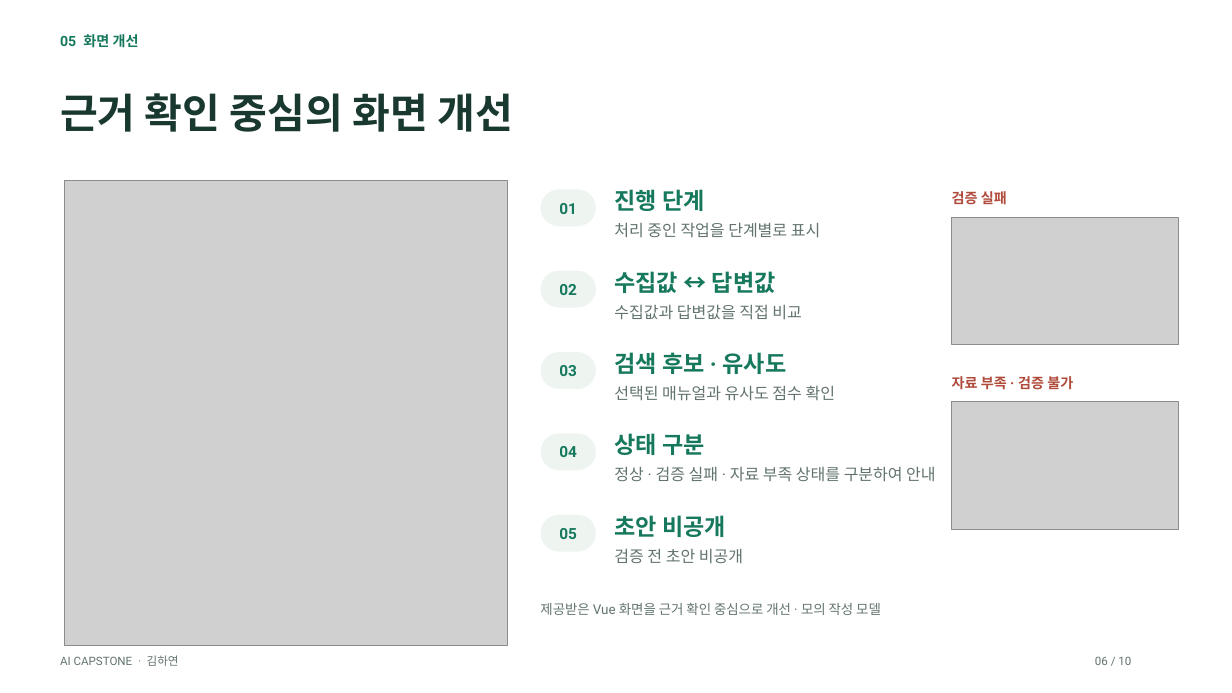
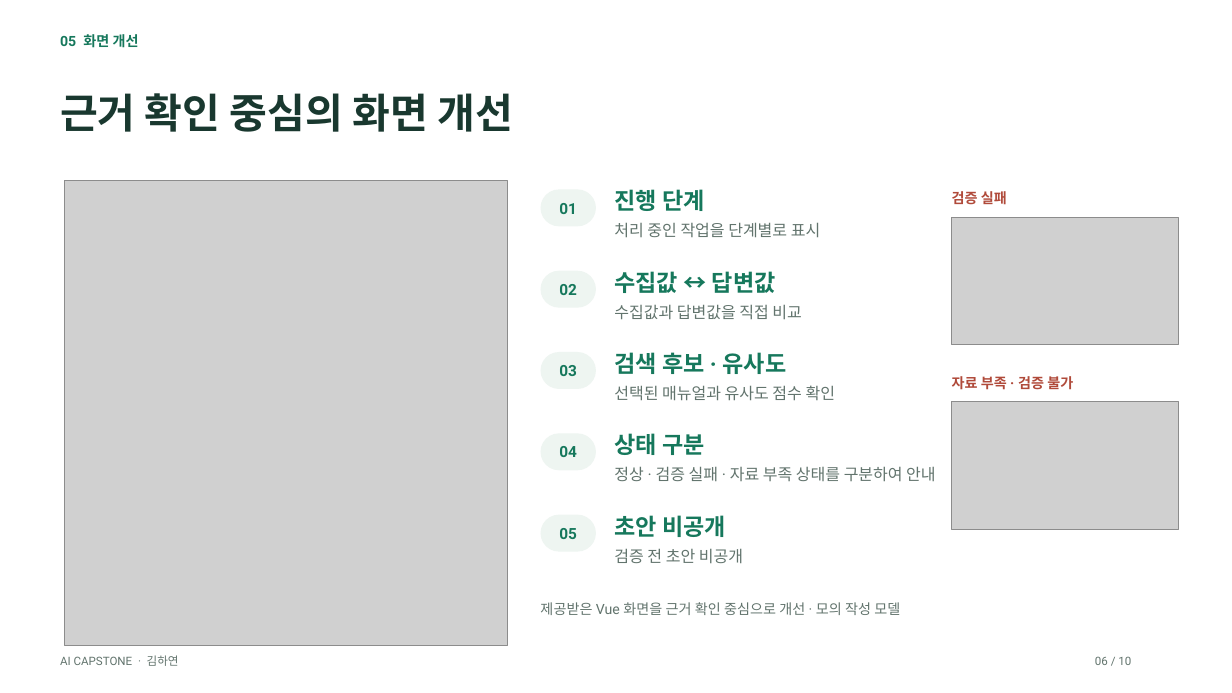
Before and after one commit to gkyeon/ai-capstone-gkyeon, a slide deck: slide 6 of submission/AI_Capstone_발표.pptx. Drawn at 1232x693 pixels with LibreOffice and Linux fonts; fonts in the diff are those of the drawing; grey boxes stand for pictures. Boxes give left, top, right and bottom in pixels: in the first picture for what was removed or moved away, otherwise in the second. Text is boxed around its words. In the diff, an @@ line names an element or a change of style, - is before the commit and + after.

```diff
--- a/submission/AI_Capstone_발표.pptx
+++ b/submission/AI_Capstone_발표.pptx
@@ text "제공받은 Vue 화면을 근거 확인 ..." at box(540, 602, 900, 615): size 10.5 to 11 pt @@
```
Also in this commit, not shown: 1 other slide changed, 6 slides added, 2 other files.
